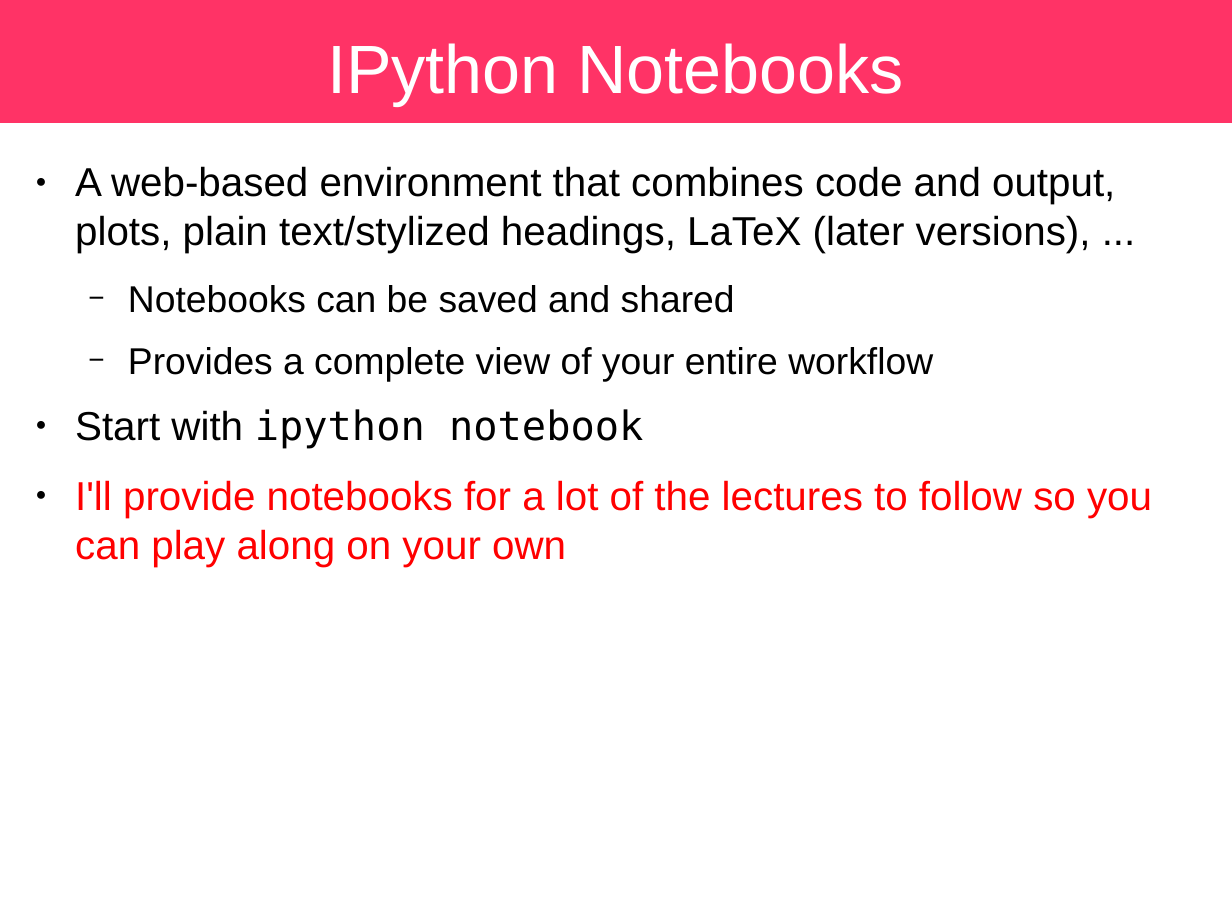
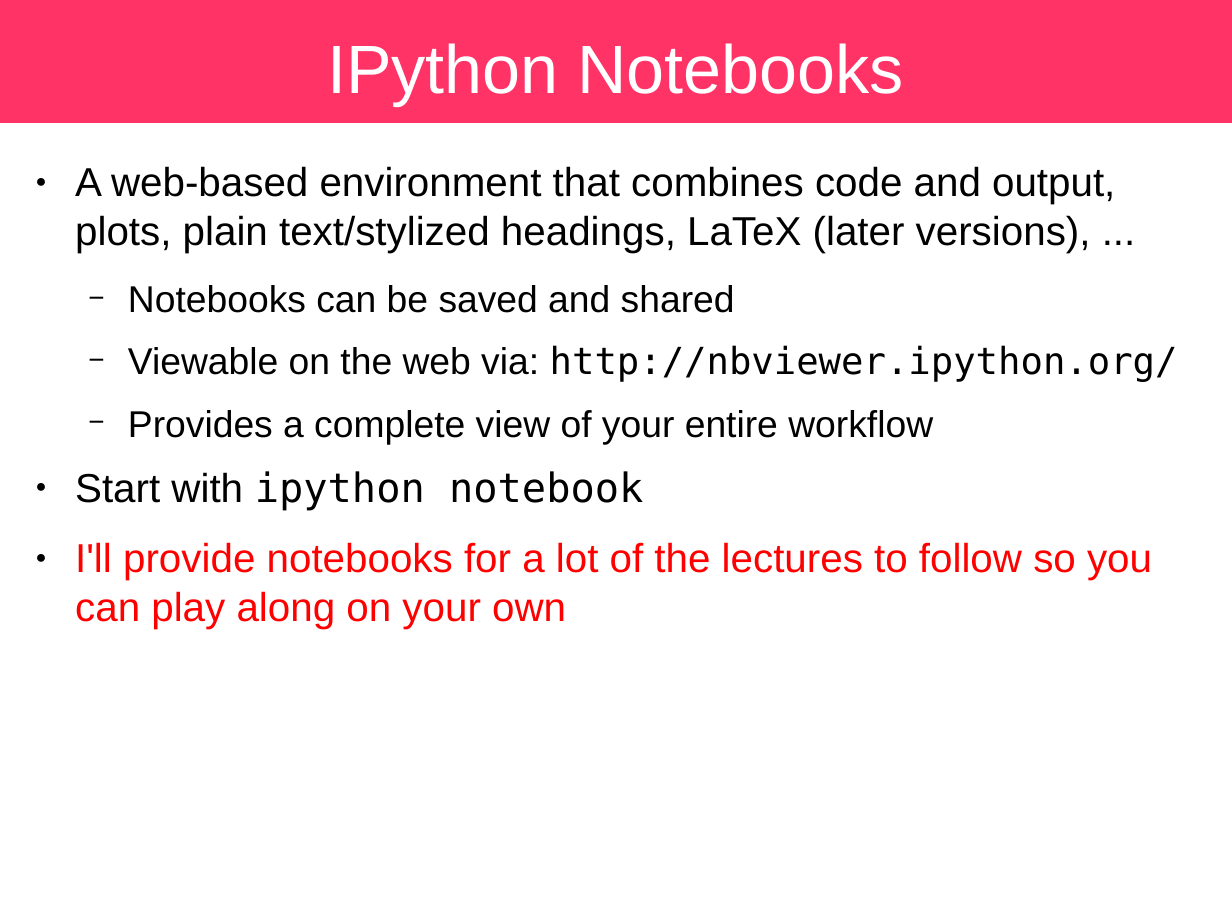
Before and after one commit to sbu-python-class/python-science, a slide deck: slide 48 of lectures/01-python/python.odp. Drawn at 1232x924 pixels with LibreOffice and Linux fonts; fonts in the diff are those of the drawing. Boxes give left, top, right and bottom in pixels: in the first picture for what was removed or moved away, otherwise in the second. Text is boxed around its words. In the diff, an @@ line names an element or a change of style, - is before the commit and + after.

```diff
--- a/lectures/01-python/python.odp
+++ b/lectures/01-python/python.odp
@@ text at box(128, 345, 1178, 382): paragraph added @@
+  − Viewable on the web via: http://nbviewer.ipython.org/
```
Also in this commit, not shown: 2 other files.
